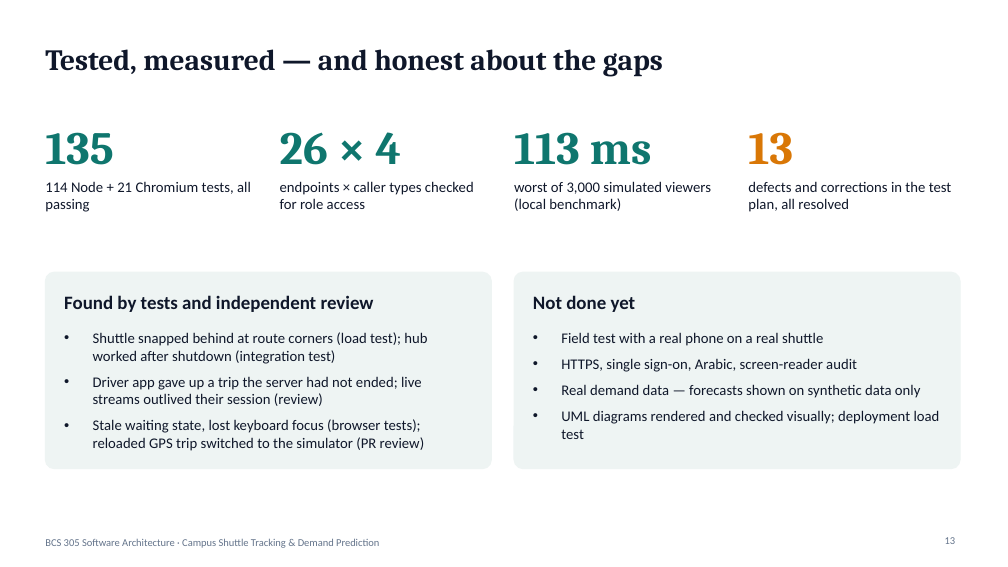
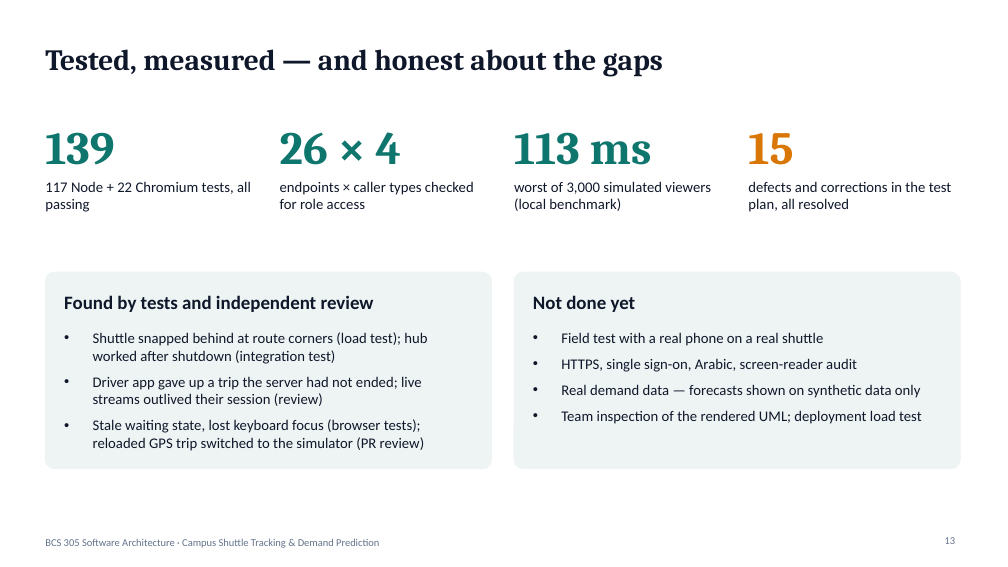
Before and after one commit to abdullahshammari796-ctrl/CampusShuttle, a slide deck: slide 13 of docs/presentation/campus-shuttle-presentation.pptx. Drawn at 1008x567 pixels with LibreOffice and Linux fonts; fonts in the diff are those of the drawing. Boxes give left, top, right and bottom in pixels: in the first picture for what was removed or moved away, otherwise in the second. Text is boxed around its words. In the diff, an @@ line names an element or a change of style, - is before the commit and + after.

```diff
--- a/docs/presentation/campus-shuttle-presentation.pptx
+++ b/docs/presentation/campus-shuttle-presentation.pptx
@@ text at (45, 132, 114, 165): text changed @@
-135
+139
@@ text at (748, 133, 793, 165): text changed @@
-13
+15
@@ text at (45, 181, 251, 212): text changed @@
-114 Node + 21 Chromium tests, all passing
+117 Node + 22 Chromium tests, all passing
@@ text at (561, 410, 922, 424): text changed @@
-• UML diagrams rendered and checked visually; deployment load test
+• Team inspection of the rendered UML; deployment load test
```
Also in this commit, not shown: 22 other files.
